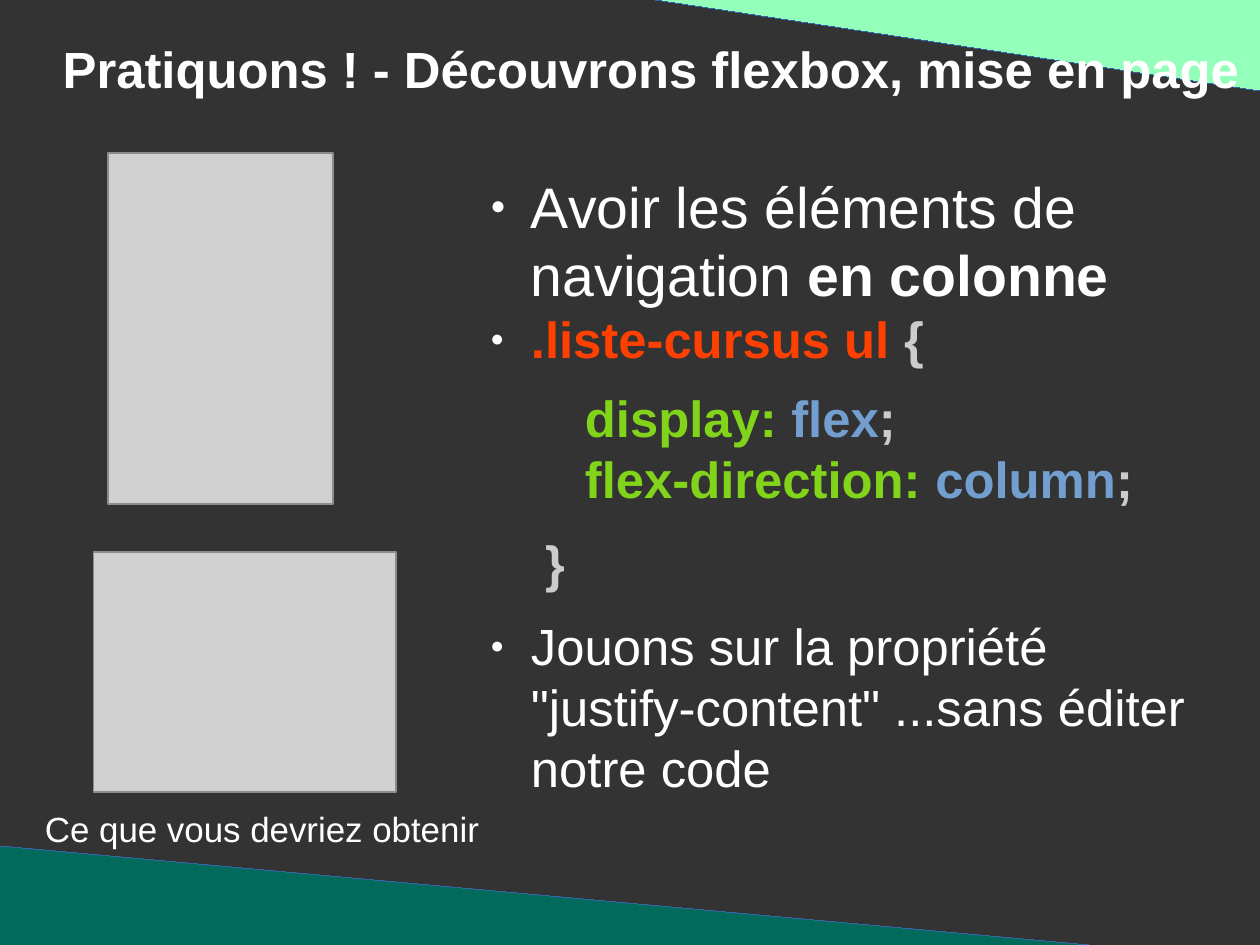
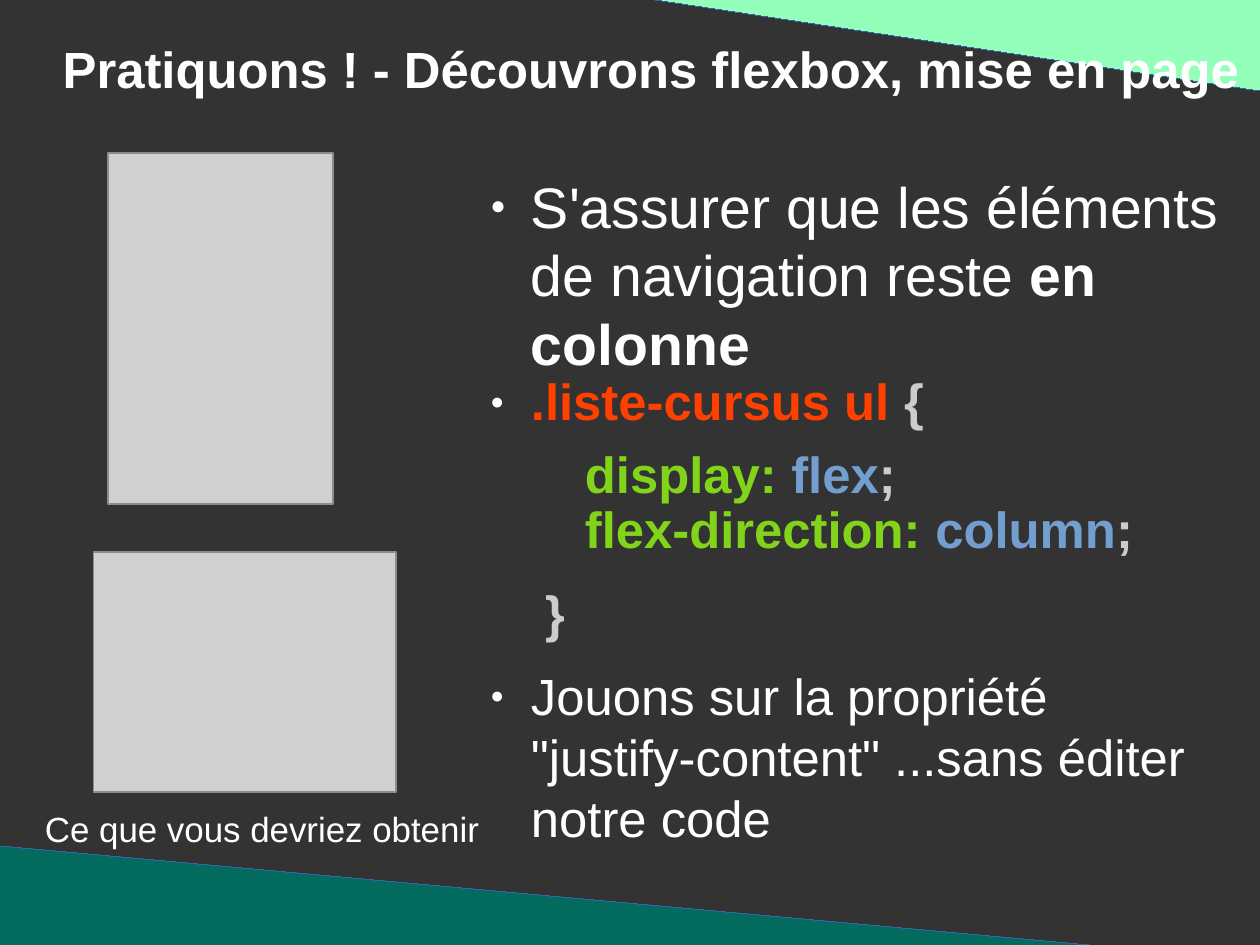
Before and after one commit to DanYellow/presentations, a slide deck: slide 112 of mmi/html/travaux-pratiques/numero-2/presentation.odp (slide 111 before the commit). Drawn at 1260x945 pixels with LibreOffice and Linux fonts; fonts in the diff are those of the drawing; grey boxes stand for pictures. Boxes give left, top, right and bottom in pixels: in the first picture for what was removed or moved away, otherwise in the second. Text is boxed around its words. In the diff, an @@ line names an element or a change of style, - is before the commit and + after.

Commit message:
Update TP#2 on mise en page code

```diff
--- a/mmi/html/travaux-pratiques/numero-2/presentation.odp
+++ b/mmi/html/travaux-pratiques/numero-2/presentation.odp
@@ text at (531,186,1218,366): text changed @@
-● Avoir les éléments de navigation en colonne
+● S'assurer que les éléments de navigation reste en colonne
@@ text at (531,383,1133,556): line spacing 1 to 0.9 @@
```
Also in this commit, not shown: 3 other slides changed, 1 slide added, 2 other files.
